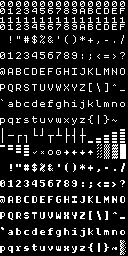
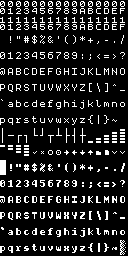
Comparing the layer stacks of the two 128px x 256px images. Changes:
painted on "Background Merged" over [0,68,126,247]
